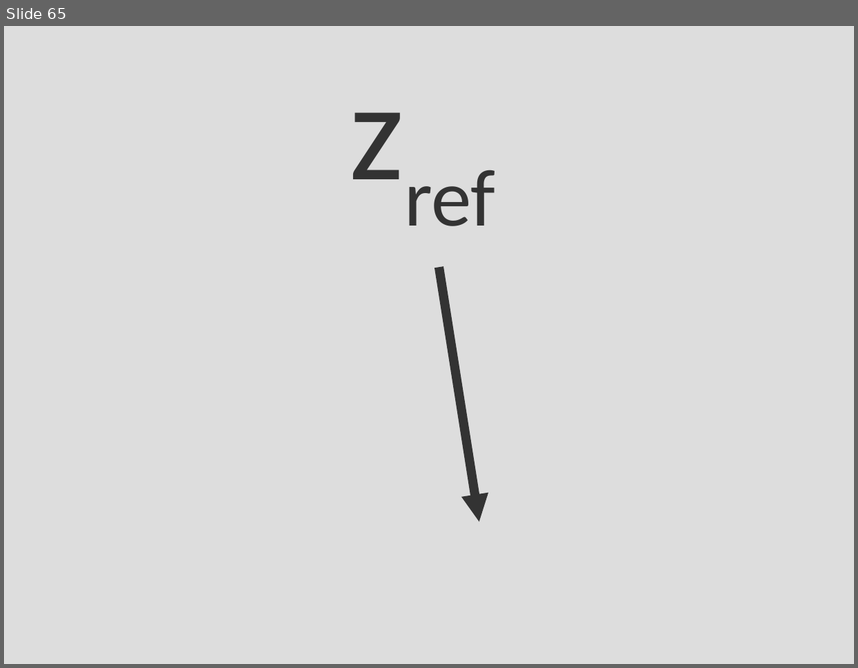
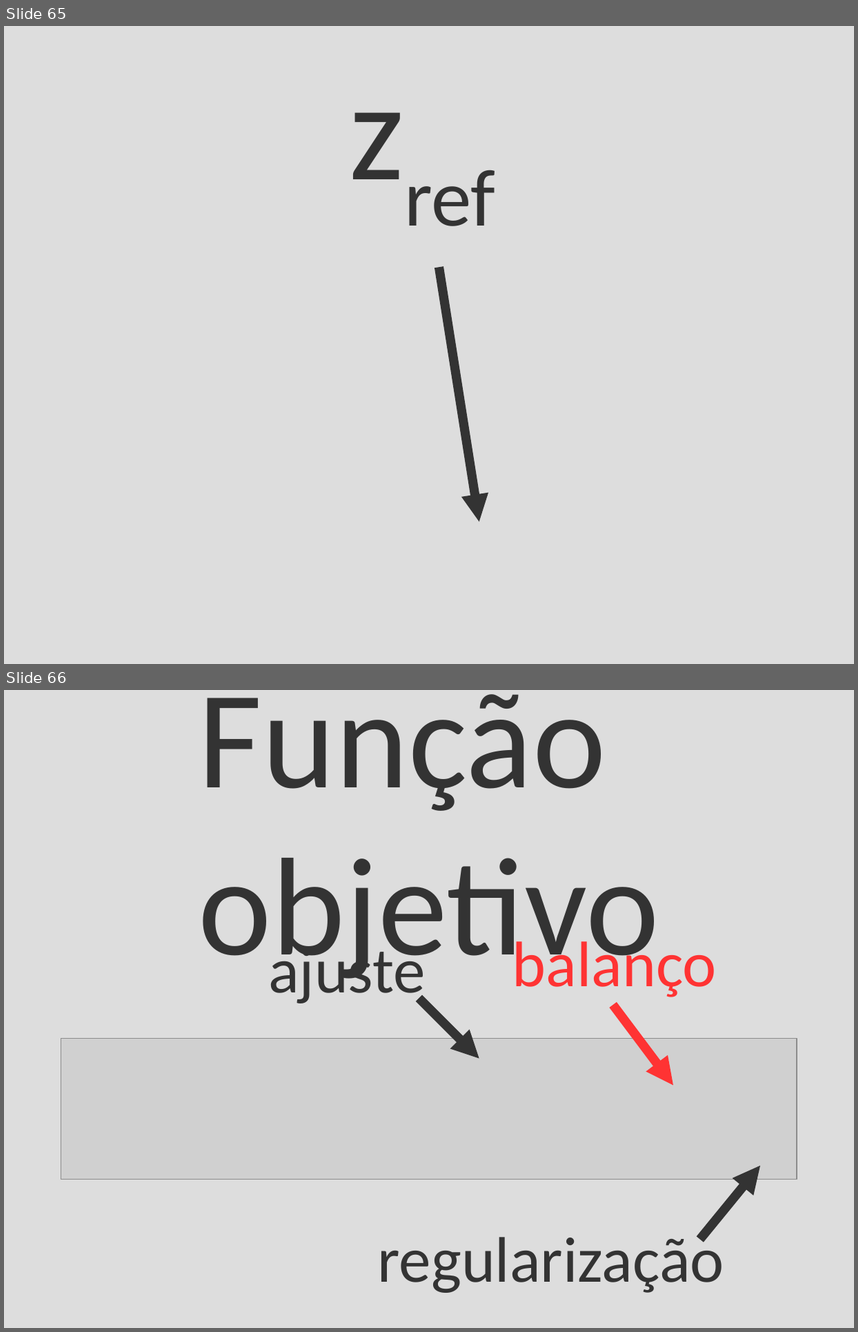
Before and after one commit to leouieda/phd-thesis, a slide deck: presentation/moho.odp. Shown one above the other, each under a label of ours: slide 65 before the commit, slides 65 and 66 after it. The pictures are 858x668 and 858x1332 pixels, drawn with LibreOffice and Linux fonts; fonts in the diff are those of the drawing; grey boxes stand for pictures; background and template pictures are left out. Boxes give left, top, right and bottom in pixels: in the first picture for what was removed or moved away, otherwise in the second. Text is boxed around its words. In the diff, an @@ line names an element or a change of style, - is before the commit and + after.

```diff
--- a/presentation/moho.odp
+++ b/presentation/moho.odp
@@ slide 66 added at bbox=[4, 690, 854, 1328], background #DDDDDD @@
@@ title added at bbox=[199, 694, 660, 986], 130 pt, text #333333 @@
+Função objetivo
@@ title added at bbox=[513, 933, 717, 997], 60 pt, text #FF3333 @@
+balanço
@@ title added at bbox=[268, 939, 426, 1008], 60 pt, text #333333 @@
+ajuste
@@ arrow added from (419, 998) to (479, 1058), #333333 8.5 pt @@
@@ arrow added from (613, 1005) to (673, 1085), #FF3333 8.5 pt @@
@@ picture added at bbox=[61, 1038, 797, 1179] @@
@@ arrow added from (701, 1239) to (761, 1165), #333333 8.5 pt @@
@@ title added at bbox=[378, 1228, 724, 1292], 60 pt, text #333333 @@
+regularização
```
Also in this commit, not shown: 18 slides changed, 11 other slides added, 11 slides removed.
